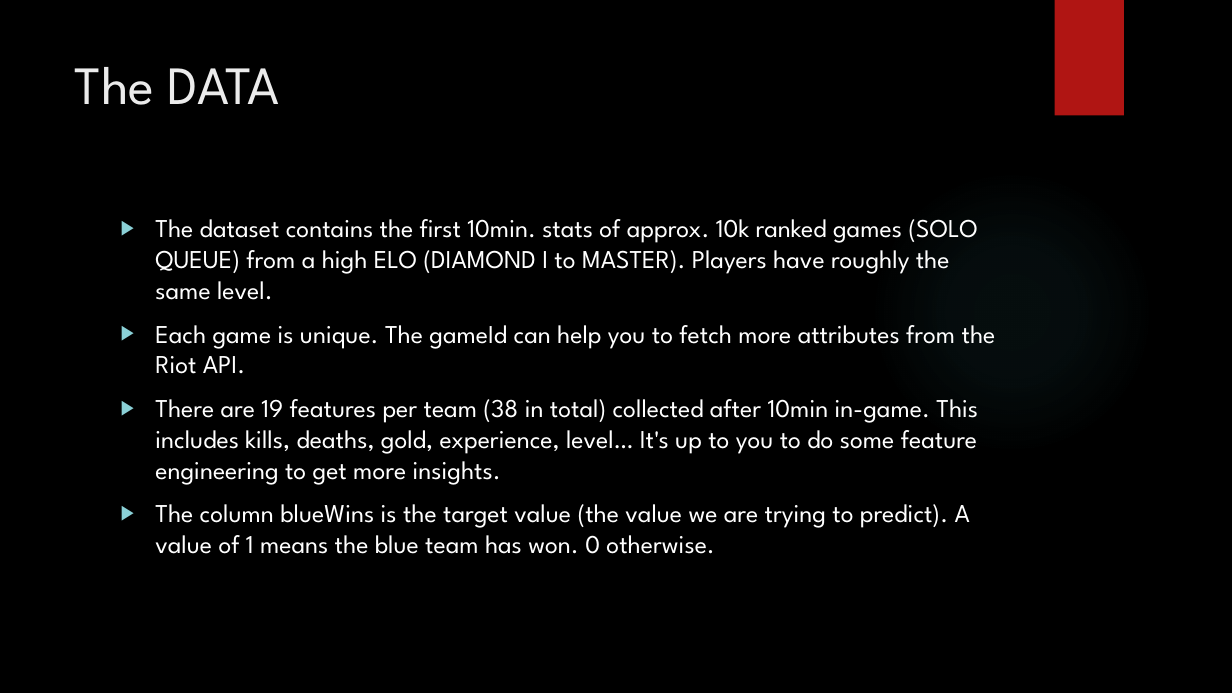
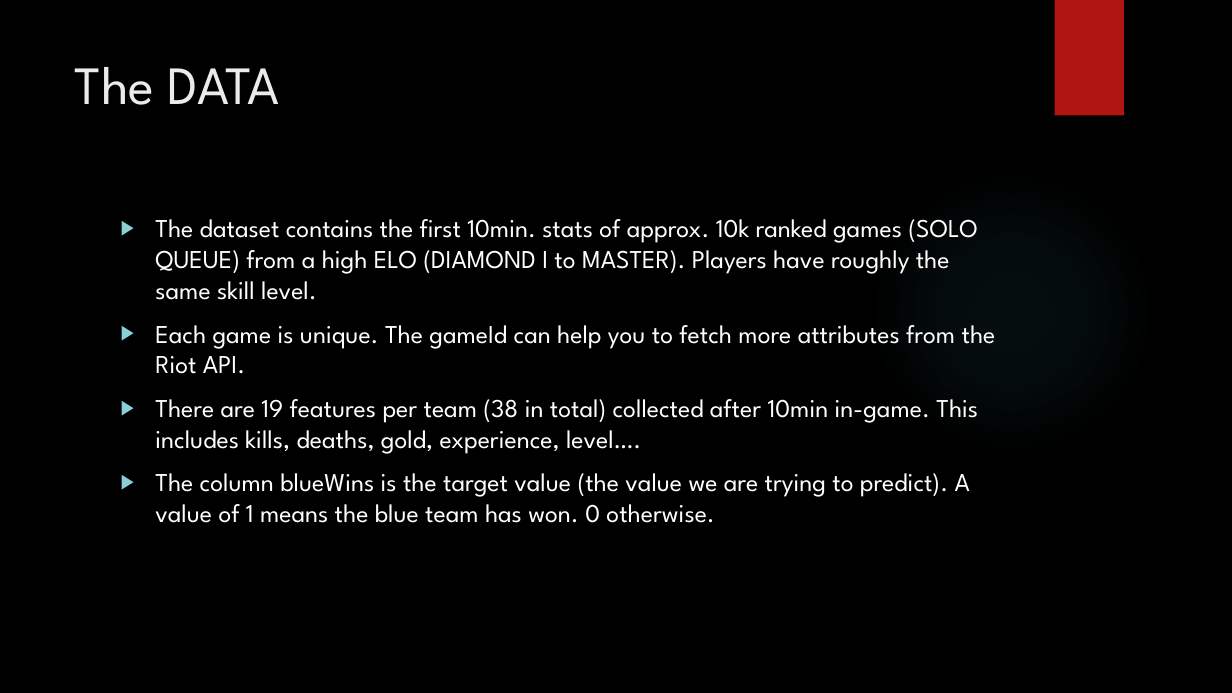
Before and after one commit to jjwu1019/final-project, a slide deck: slide 3 of Final Project PowerPoint/Machine Learning.pptx. Drawn at 1232x693 pixels with LibreOffice and Linux fonts; fonts in the diff are those of the drawing; background and template pictures are left out. Boxes give left, top, right and bottom in pixels: in the first picture for what was removed or moved away, otherwise in the second. Text is boxed around its words. In the diff, an @@ line names an element or a change of style, - is before the commit and + after.

Commit message:
5/7/2020

```diff
--- a/Final Project PowerPoint/Machine Learning.pptx
+++ b/Final Project PowerPoint/Machine Learning.pptx
@@ text at (155,219,978,300): text changed @@
-▶ The dataset contains the first 10min. stats of approx. 10k ranked games (SOLO QUEUE) from a high ELO (DIAMOND I to MASTER). Players have roughly the same level.
+▶ The dataset contains the first 10min. stats of approx. 10k ranked games (SOLO QUEUE) from a high ELO (DIAMOND I to MASTER). Players have roughly the same skill level.
@@ text at (155,399,978,454): text changed @@
-▶ There are 19 features per team (38 in total) collected after 10min in-game. This includes kills, deaths, gold, experience, level… It's up to you to do some feature engineering to get more insights.
+▶ There are 19 features per team (38 in total) collected after 10min in-game. This includes kills, deaths, gold, experience, level….
```
